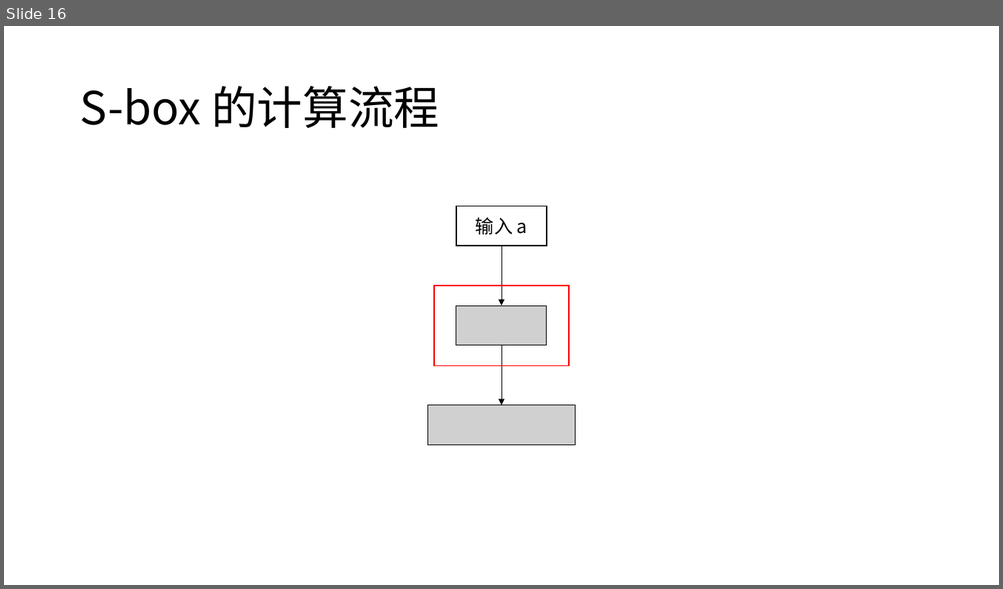
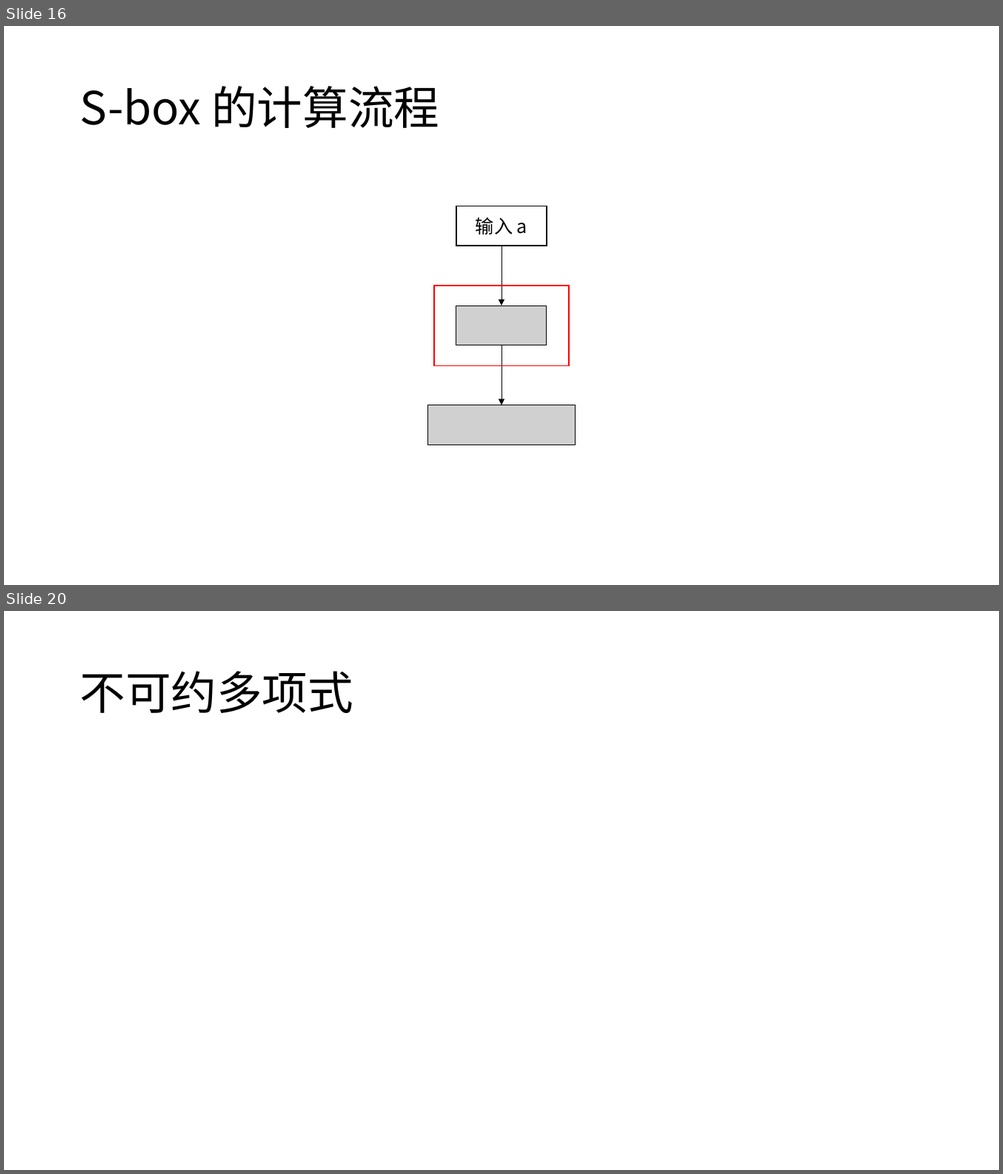
Before and after one commit to Blogg9ggg/Notes, a slide deck: A Very Compact S-box for AES/A Very Compact S-box for AES.pptm. Shown one above the other, each under a label of ours: slide 16 before the commit, slides 16 and 20 after it; the slides between them are not shown. The pictures are 1003x589 and 1003x1174 pixels, drawn with LibreOffice and Linux fonts; fonts in the diff are those of the drawing; grey boxes stand for pictures. Boxes give left, top, right and bottom in pixels: in the first picture for what was removed or moved away, otherwise in the second. Text is boxed around its words. In the diff, an @@ line names an element or a change of style, - is before the commit and + after.

```diff
--- a/A Very Compact S-box for AES/A Very Compact S-box for AES.pptm
+++ b/A Very Compact S-box for AES/A Very Compact S-box for AES.pptm
@@ slide 20 added at (4, 611, 999, 1170), background #FFFFFF @@
@@ title added at (79, 671, 353, 713), 44 pt, text #000000 @@
+不可约多项式
```
Also in this commit, not shown: 1 slide changed, 19 other slides added.
